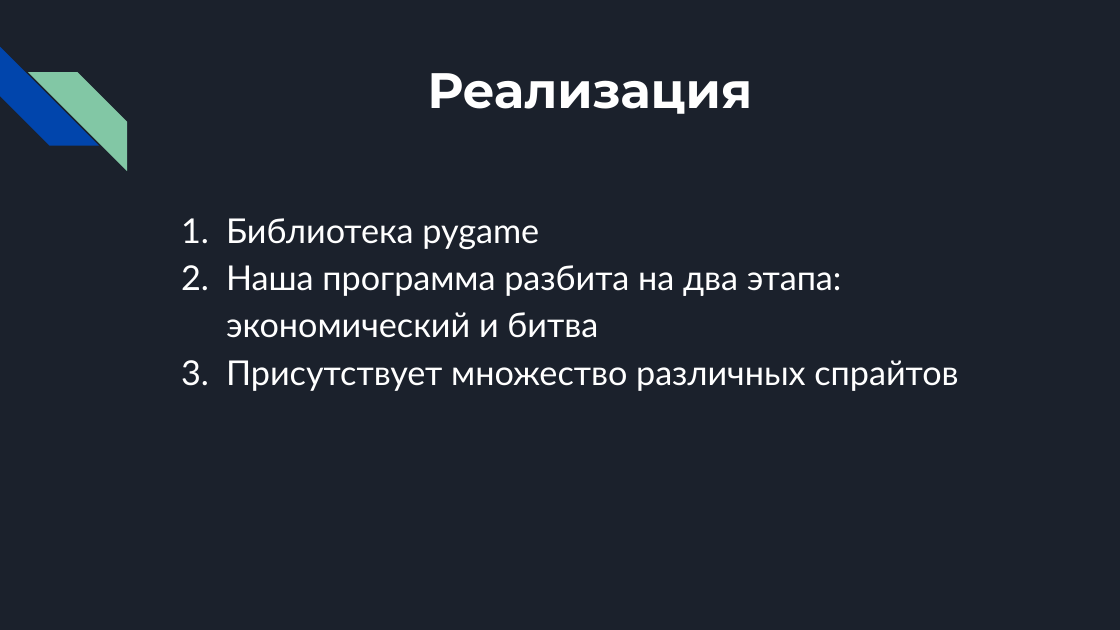
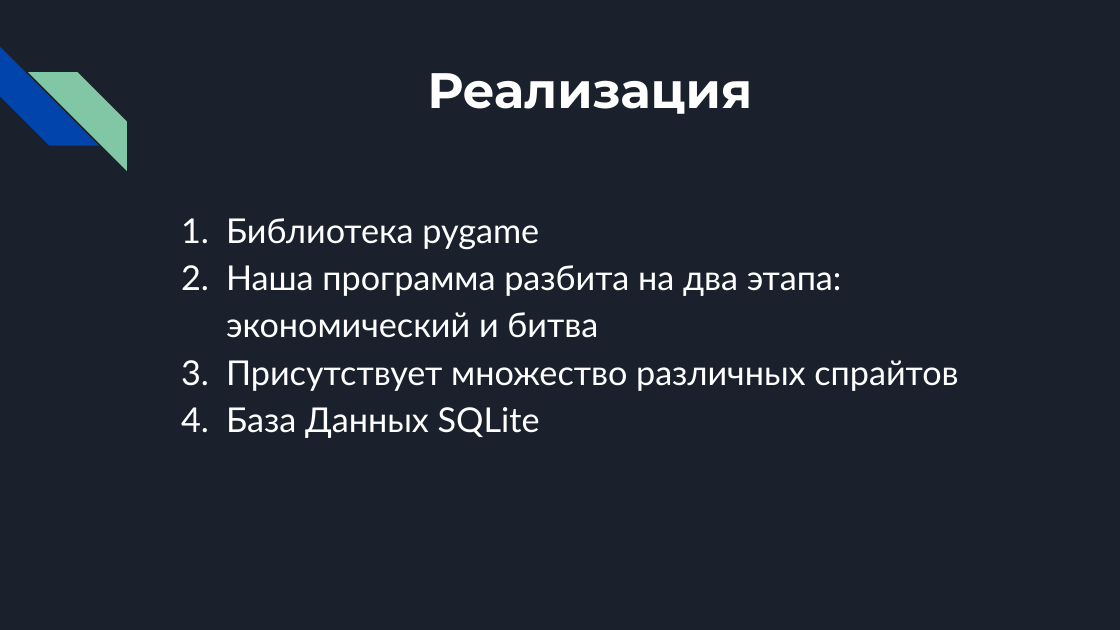
Before and after one commit to KokorevIlya/proektpygame, a slide deck: slide 3 of Мини-Цивилизация.pptx. Drawn at 1120x630 pixels with LibreOffice and Linux fonts; fonts in the diff are those of the drawing. Boxes give left, top, right and bottom in pixels: in the first picture for what was removed or moved away, otherwise in the second. Text is boxed around its words. In the diff, an @@ line names an element or a change of style, - is before the commit and + after.

```diff
--- a/Мини-Цивилизация.pptx
+++ b/Мини-Цивилизация.pptx
@@ text at bbox=[226, 407, 540, 438]: paragraph added @@
+4. База Данных SQLite
```
Also in this commit, not shown: 4 other slides changed.
